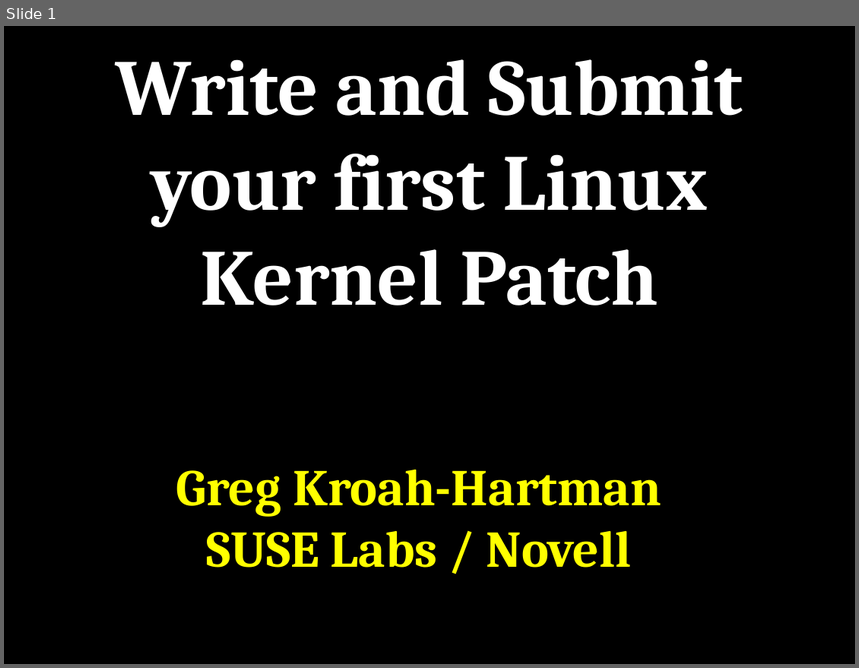
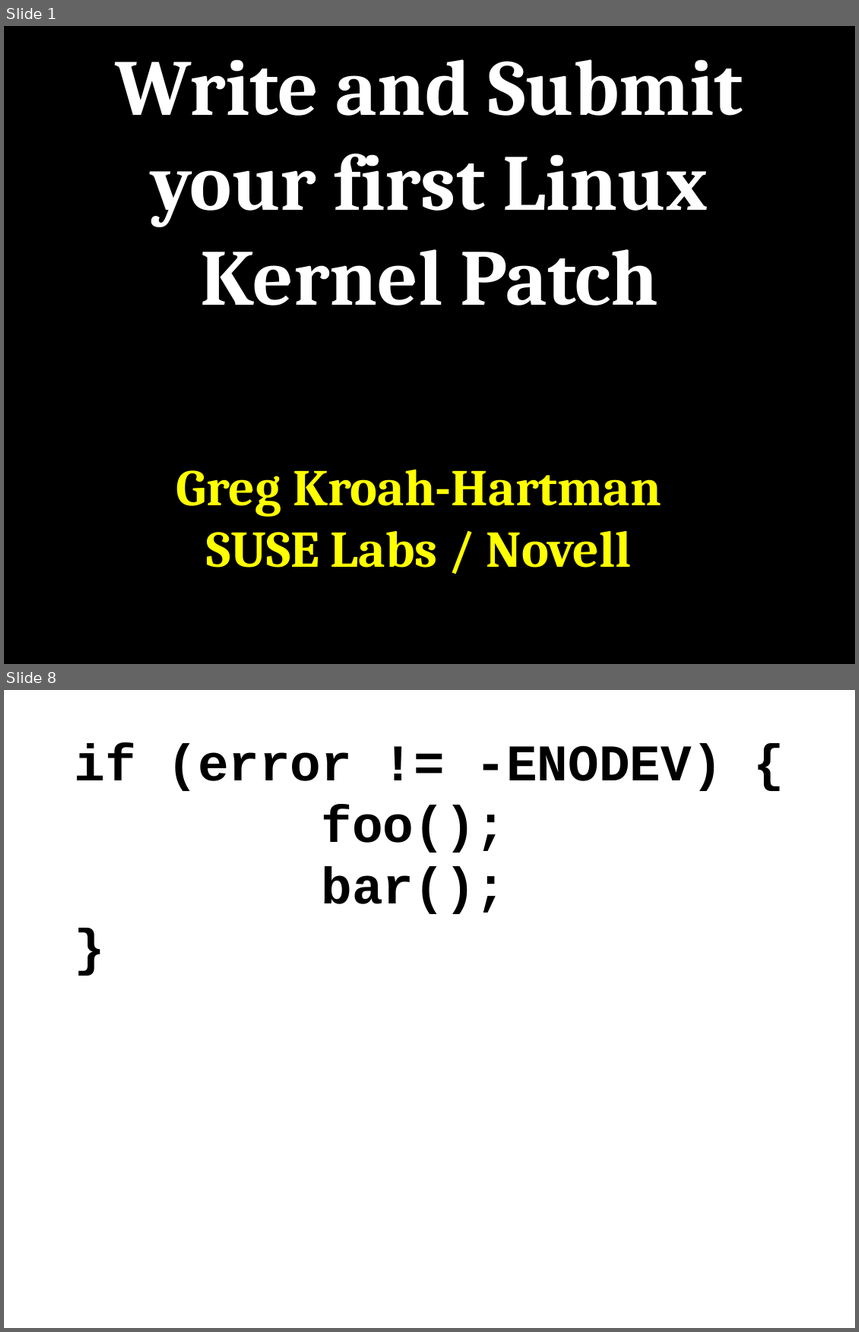
Before and after one commit to gregkh/kernel-tutorial, a slide deck: kernel_patch_tutorial.odp. Shown one above the other, each under a label of ours: slide 1 before the commit, slides 1 and 8 after it; the slides between them are not shown. The pictures are 859x668 and 859x1332 pixels, drawn with LibreOffice and Linux fonts; fonts in the diff are those of the drawing. Boxes give left, top, right and bottom in pixels: in the first picture for what was removed or moved away, otherwise in the second. Text is boxed around its words. In the diff, an @@ line names an element or a change of style, - is before the commit and + after.

```diff
--- a/kernel_patch_tutorial.odp
+++ b/kernel_patch_tutorial.odp
@@ slide 8 added at [4,690,855,1328], background #FFFFFF @@
@@ text added at [75,743,723,914], 48 pt, text #000000, bold @@
+if (error != -ENODEV) {
+foo();
+bar();
+}
```
Also in this commit, not shown: 9 other slides added, 3 slides removed, 1 other file.
